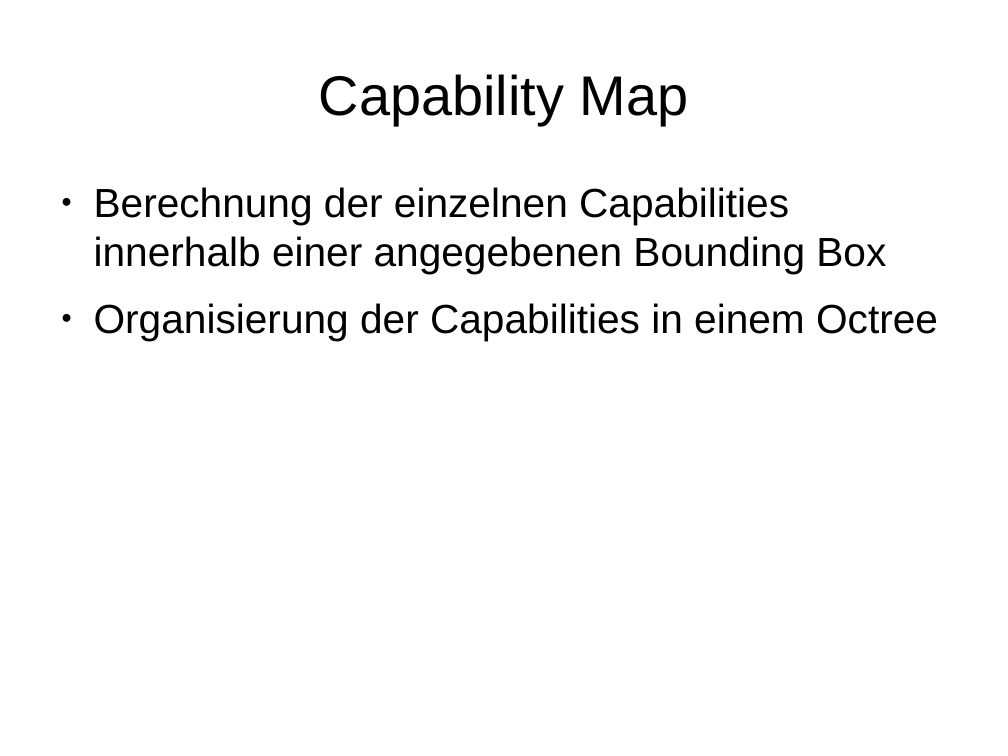
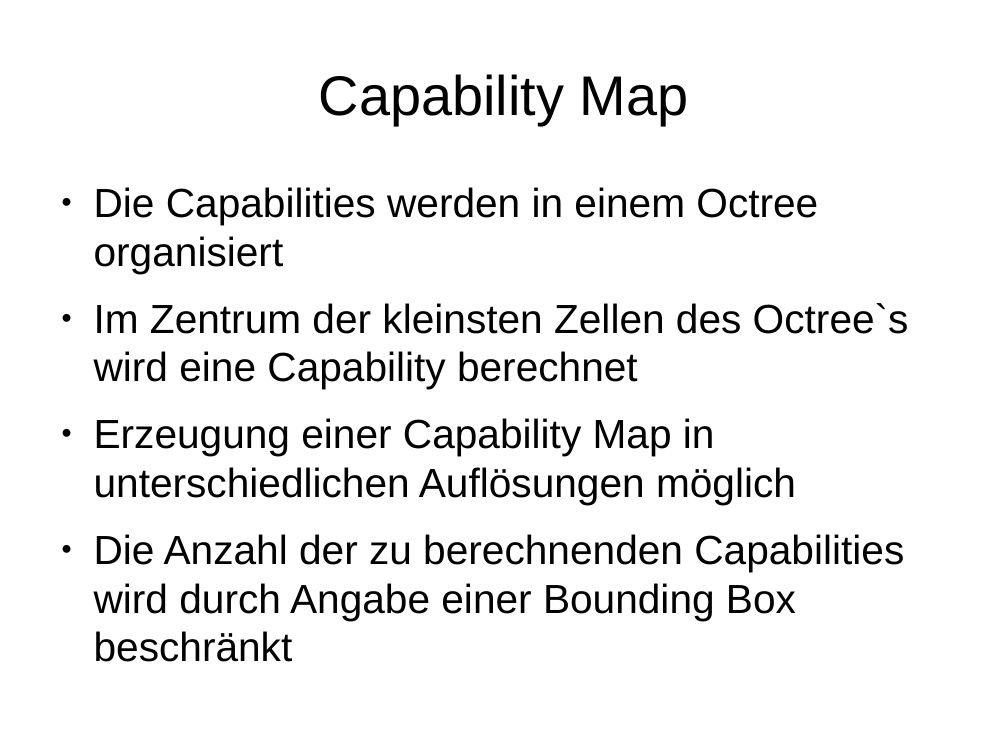
Before and after one commit to JochenKempfle/capability_map, a slide deck: slide 21 of Bachelorarbeit/Präsentation.odp (slide 27 before the commit). Drawn at 1008x756 pixels with LibreOffice and Linux fonts; fonts in the diff are those of the drawing. Boxes give left, top, right and bottom in pixels: in the first picture for what was removed or moved away, otherwise in the second. Text is boxed around its words. In the diff, an @@ line names an element or a change of style, - is before the commit and + after.

```diff
--- a/Bachelorarbeit/Präsentation.odp
+++ b/Bachelorarbeit/Präsentation.odp
@@ text at [94,187,909,662]: text changed @@
-● Berechnung der einzelnen Capabilities innerhalb einer angegebenen Bounding Box
-● Organisierung der Capabilities in einem Octree
+● Die Capabilities werden in einem Octree organisiert
+● Im Zentrum der kleinsten Zellen des Octree`s wird eine Capability berechnet
+● Erzeugung einer Capability Map in unterschiedlichen Auflösungen möglich
+● Die Anzahl der zu berechnenden Capabilities wird durch Angabe einer Bounding Box beschränkt
```
Also in this commit, not shown: 10 other slides changed, 13 slides added, 16 slides removed.
